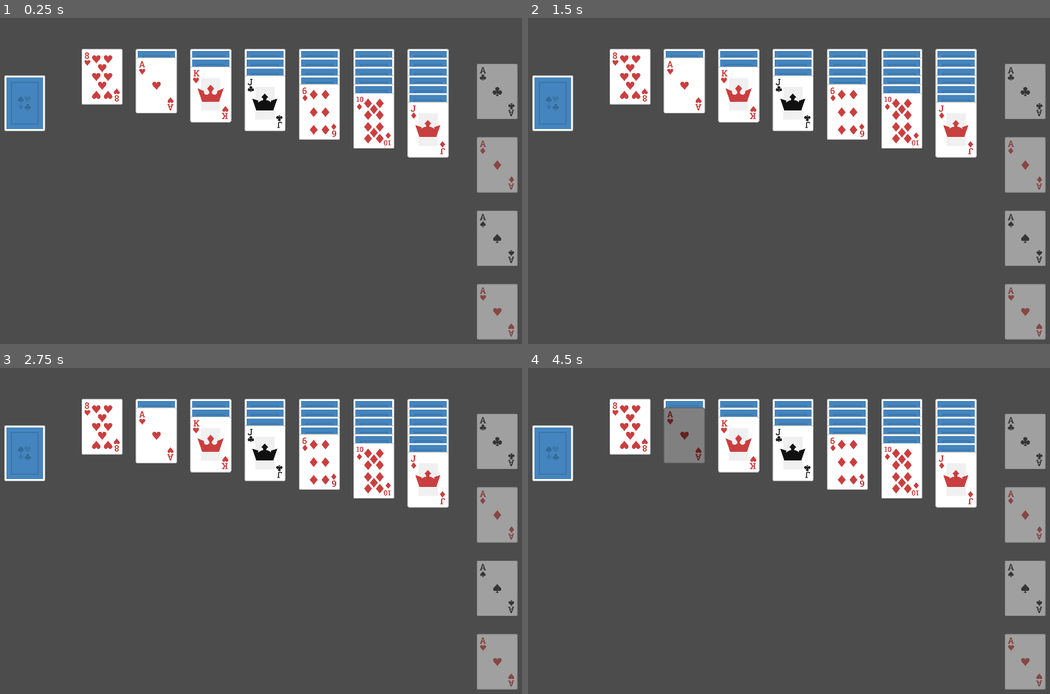
Above: before the commit, frames 1-4 (two rows, left to right).
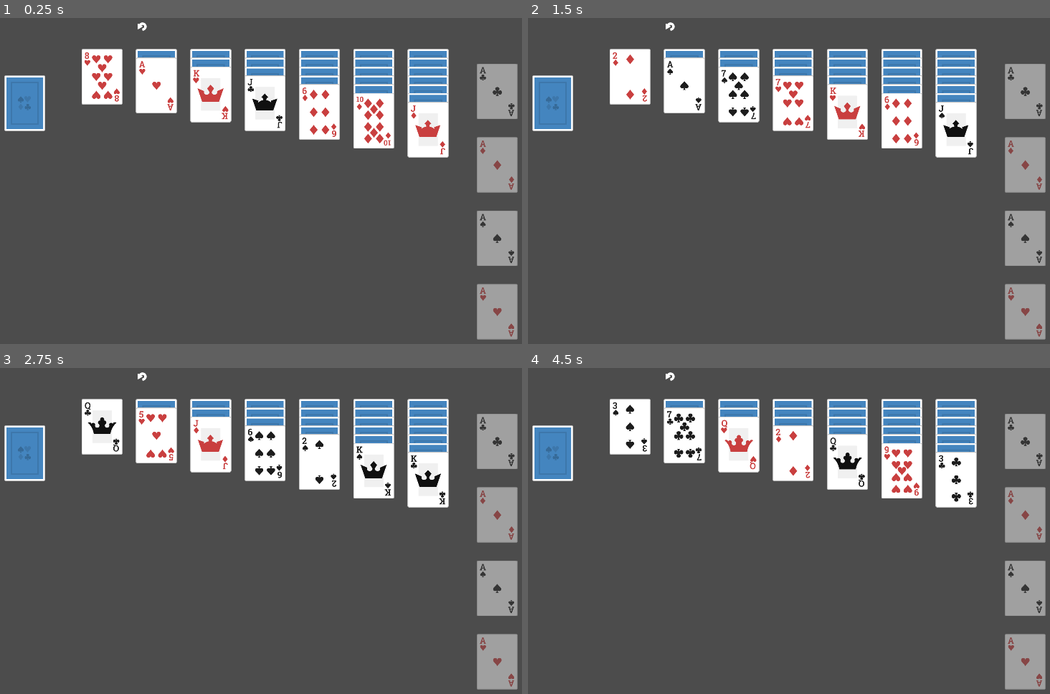
Above: after the commit, the same moments.

Repository: Richard172/Solitaire
Game: Godot game, scene res://scenes/game/Game.tscn
The game is run twice, just before and just after one commit, with the same random seed, the same clock (stepped at 60 frames per second) and the same inputs. The project has no main scene, so this scene is started directly.
Inputs (mouse positions are in pixels of both pictures, inside the frame that each line leads up to):
- Up to frame 1 (0.25 s): no input
- Up to frame 2 (1.5 s): click (668, 24) at 0.52 s; click (668, 24) at 1.27 s
- Up to frame 3 (2.75 s): click (140, 374) at 2.02 s
- Up to frame 4 (4.5 s): tap Enter at 2.75, 4.25 s; move the mouse to (627, 426) at 2.77 s; click (627, 426) at 2.92 s; tap Space at 3.5 s; move the mouse to (684, 426) at 3.52 s; click (684, 426) at 3.67 s; move the mouse to (684, 436) at 4.27 s; click (684, 436) at 4.42 s

The runs differ from the first frame. In frame 1, less than 0.1% of the frame differs, in the area x 26-29%, y 1-4%; in frame 2, 1.8%; in frame 3, 1.8%; in frame 4, 2.9%, in the area x 16-86%, y 1-42%.

Commit message:
restart implemented
Implemented the methods needed for restarting the game. Added a restart button scene. The user can now press the restart button to restart the game

Diff:
--- a/scenes/GameManager.gd
+++ b/scenes/GameManager.gd
@@ -33,7 +33,7 @@
 var StockScene = preload("res://scenes/game/card/Stock.tscn")
 var FoundationScene = preload("res://scenes/game/card/Foundation.tscn")
 
-onready var GameScene = get_node("/root/Game/")
+onready var GameScene = get_node("/root/Game")
 
 # Called when the node enters the scene tree for the first time, which is at first
 func _ready():
@@ -770,3 +770,56 @@
 	# if the deck is empty, set the has card property of stock to false
 	if deck.empty():
 		stock.has_card = false
+
+
+# delete the entire deck of cards
+func _delete_deck():
+	for card in deck:
+		card.queue_free()
+	deck = Array()
+
+
+func _delete_talon():
+	for card in talon_pile:
+		card.queue_free()
+	talon_pile = Array()
+
+
+func _delete_stock():
+	stock.queue_free()
+
+
+func _delete_tableau():
+	for pile in tableau:
+		for card in pile:
+			card.queue_free()
+	tableau = [[], [], [], [], [], [], []]
+
+	for pile_start in pile_start_array:
+		pile_start.queue_free()
+	pile_start_array = Array()
+
+
+func _delete_foundation():
+	for foundation in foundation_pile:
+		for card in foundation:
+			card.queue_free()
+	foundation_pile = [[], [], [], []]
+
+	for foundation_scene in foundation_scene_array:
+		foundation_scene.queue_free()
+	foundation_scene_array = Array()
+
+
+func _restart_game():
+	_delete_deck()
+	_delete_talon()
+	_delete_stock()
+	_delete_tableau()
+	_delete_foundation()
+
+	_fill_deck()
+	_deal_deck_tableau()
+	_set_pile_start()
+	_set_stock()
+	_set_foundation()
--- /dev/null
+++ b/scenes/UI/Restart.gd
@@ -0,0 +1,7 @@
+extends TextureButton
+
+onready var GameManager = get_node("/root/GameManager")
+
+
+func _on_Restart_pressed():
+	GameManager._restart_game()
--- /dev/null
+++ b/scenes/UI/Restart.tscn
@@ -0,0 +1,15 @@
+[gd_scene load_steps=3 format=2]
+
+[ext_resource path="res://assets/Icons/return.png" type="Texture" id=1]
+[ext_resource path="res://scenes/UI/Restart.gd" type="Script" id=2]
+
+[node name="Restart" type="TextureButton"]
+margin_right = 40.0
+margin_bottom = 40.0
+texture_normal = ExtResource( 1 )
+script = ExtResource( 2 )
+__meta__ = {
+"_edit_use_anchors_": false
+}
+
+[connection signal="pressed" from="." to="." method="_on_Restart_pressed"]
--- a/scenes/game/Game.tscn
+++ b/scenes/game/Game.tscn
@@ -1,3 +1,11 @@
-[gd_scene format=2]
+[gd_scene load_steps=2 format=2]
+
+[ext_resource path="res://scenes/UI/Restart.tscn" type="PackedScene" id=1]
 
 [node name="Game" type="Node2D"]
+
+[node name="Restart" parent="." instance=ExtResource( 1 )]
+margin_left = 550.211
+margin_top = 2.37842
+margin_right = 600.211
+margin_bottom = 52.3784
Binary file added: assets/Icons/return.png
Not shown, added: assets/Icons/return.png.import
Not shown, added: assets/.DS_Store
